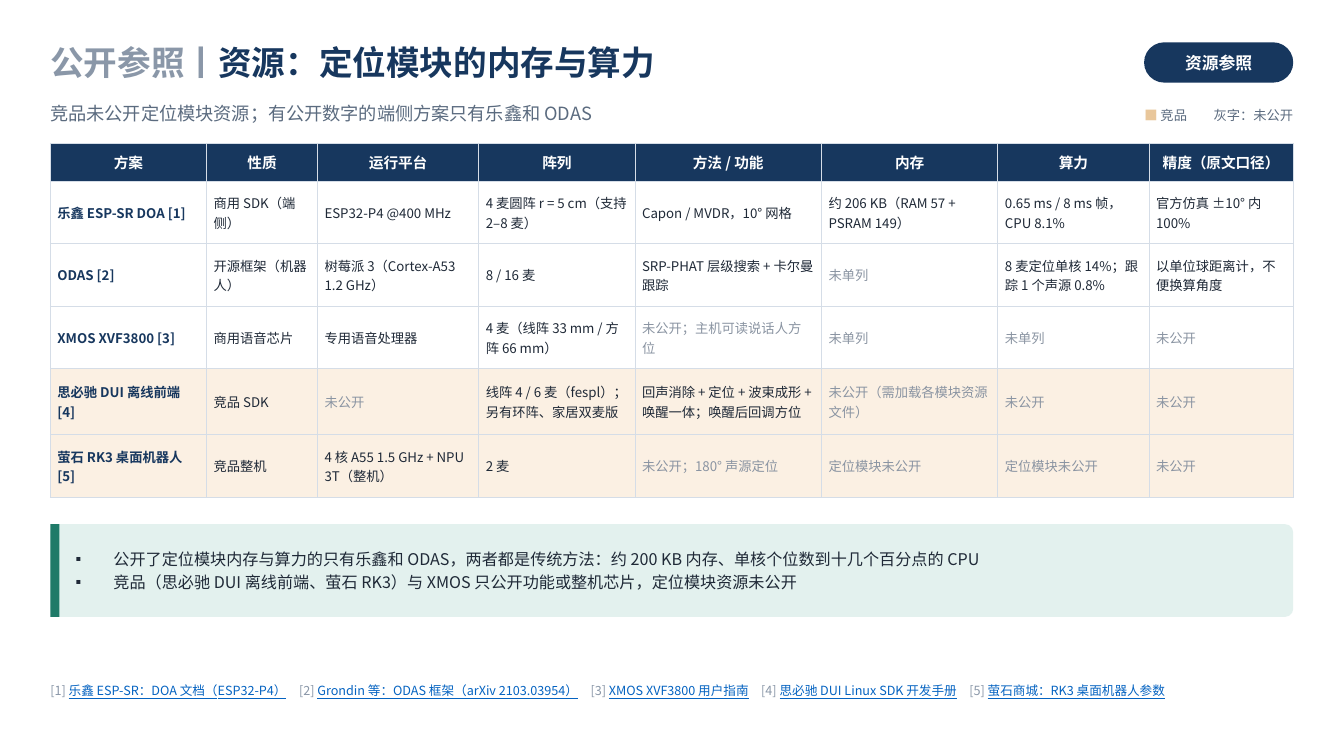
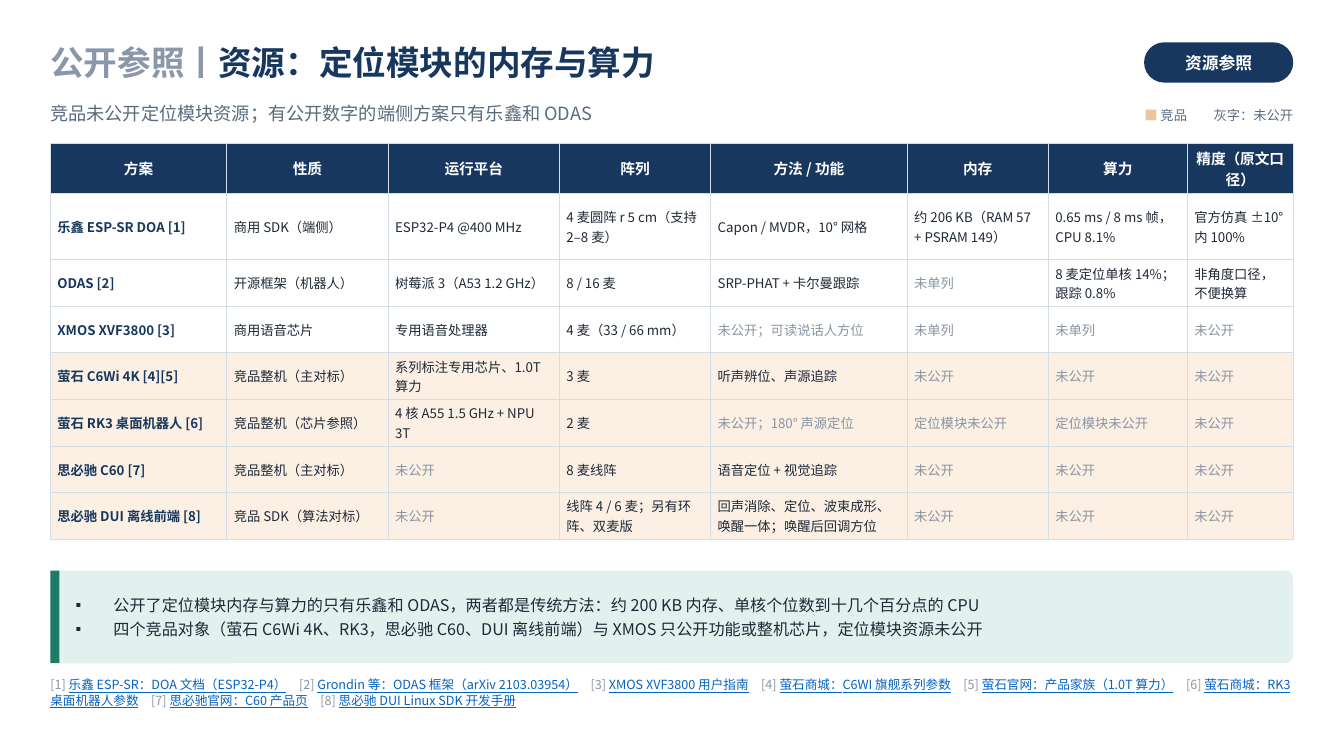
Before and after one commit to ZeroFoxxi/ssl-scene1, a slide deck: slide 1 of 公开参照方案汇总.pptx. Drawn at 1344x756 pixels with LibreOffice and Linux fonts; fonts in the diff are those of the drawing. Boxes give left, top, right and bottom in pixels: in the first picture for what was removed or moved away, otherwise in the second. Text is boxed around its words. In the diff, an @@ line names an element or a change of style, - is before the commit and + after.

```diff
--- a/公开参照方案汇总.pptx
+++ b/公开参照方案汇总.pptx
@@ table at box(50, 143, 1294, 537) @@
-row 2: 乐鑫 ESP-SR DOA [1] | 商用 SDK（端侧） | ESP32-P4 @400 MHz | 4 麦圆阵 r = 5 cm（支持 2–8 麦） | Capon / MVDR，10° 网格 | 约 206 KB（RAM 57 + PSRAM 149） | 0.65 ms / 8 ms 帧，CPU 8.1% | 官方仿真 ±10° 内 100%
-row 3: ODAS [2] | 开源框架（机器人） | 树莓派 3（Cortex-A53 1.2 GHz） | 8 / 16 麦 | SRP-PHAT 层级搜索 + 卡尔曼跟踪 | 未单列 | 8 麦定位单核 14%；跟踪 1 个声源 0.8% | 以单位球距离计，不便换算角度
-row 4: XMOS XVF3800 [3] | 商用语音芯片 | 专用语音处理器 | 4 麦（线阵 33 mm / 方阵 66 mm） | 未公开；主机可读说话人方位 | 未单列 | 未单列 | 未公开
-row 5: 思必驰 DUI 离线前端 [4] | 竞品 SDK | 未公开 | 线阵 4 / 6 麦（fespl）；另有环阵、家居双麦版 | 回声消除 + 定位 + 波束成形 + 唤醒一体；唤醒后回调方位 | 未公开（需加载各模块资源文件） | 未公开 | 未公开
-row 6: 萤石 RK3 桌面机器人 [5] | 竞品整机 | 4 核 A55 1.5 GHz + NPU 3T（整机） | 2 麦 | 未公开；180° 声源定位 | 定位模块未公开 | 定位模块未公开 | 未公开
+row 2: 乐鑫 ESP-SR DOA [1] | 商用 SDK（端侧） | ESP32-P4 @400 MHz | 4 麦圆阵 r 5 cm（支持 2–8 麦） | Capon / MVDR，10° 网格 | 约 206 KB（RAM 57 + PSRAM 149） | 0.65 ms / 8 ms 帧，CPU 8.1% | 官方仿真 ±10° 内 100%
+row 3: ODAS [2] | 开源框架（机器人） | 树莓派 3（A53 1.2 GHz） | 8 / 16 麦 | SRP-PHAT + 卡尔曼跟踪 | 未单列 | 8 麦定位单核 14%；跟踪 0.8% | 非角度口径，不便换算
+row 4: XMOS XVF3800 [3] | 商用语音芯片 | 专用语音处理器 | 4 麦（33 / 66 mm） | 未公开；可读说话人方位 | 未单列 | 未单列 | 未公开
+row 5: 萤石 C6Wi 4K [4][5] | 竞品整机（主对标） | 系列标注专用芯片、1.0T 算力 | 3 麦 | 听声辨位、声源追踪 | 未公开 | 未公开 | 未公开
+row 6: 萤石 RK3 桌面机器人 [6] | 竞品整机（芯片参照） | 4 核 A55 1.5 GHz + NPU 3T | 2 麦 | 未公开；180° 声源定位 | 定位模块未公开 | 定位模块未公开 | 未公开
+row 7: 思必驰 C60 [7] | 竞品整机（主对标） | 未公开 | 8 麦线阵 | 语音定位 + 视觉追踪 | 未公开 | 未公开 | 未公开
+row 8: 思必驰 DUI 离线前端 [8] | 竞品 SDK（算法对标） | 未公开 | 线阵 4 / 6 麦；另有环阵、双麦版 | 回声消除、定位、波束成形、唤醒一体；唤醒后回调方位 | 未公开 | 未公开 | 未公开
@@ 1 text, 1 rounded rectangle, 1 rectangle: place and size @@
-1 text, 1 rounded rectangle, 1 rectangle at box(50, 524, 1294, 617)
+1 text, 1 rounded rectangle, 1 rectangle at box(50, 571, 1294, 663)
@@ text at box(113, 621, 982, 637): text changed @@
-▪ 竞品（思必驰 DUI 离线前端、萤石 RK3）与 XMOS 只公开功能或整机芯片，定位模块资源未公开
+▪ 四个竞品对象（萤石 C6Wi 4K、RK3，思必驰 C60、DUI 离线前端）与 XMOS 只公开功能或整机芯片，定位模块资源未公开
@@ text at box(50, 678, 1290, 693): text changed @@
-[1] 乐鑫 ESP-SR：DOA 文档（ESP32-P4） [2] Grondin 等：ODAS 框架（arXiv 2103.03954） [3] XMOS XVF3800 用户指南 [4] 思必驰 DUI Linux SDK 开发手册 [5] 萤石商城：RK3 桌面机器人参数
+[1] 乐鑫 ESP-SR：DOA 文档（ESP32-P4） [2] Grondin 等：ODAS 框架（arXiv 2103.03954） [3] XMOS XVF3800 用户指南 [4] 萤石商城：C6WI 旗舰系列参数 [5] 萤石官网：产品家族（1.0T 算力） [6] 萤石商城：RK3 桌面机器人参数 [7] 思必驰官网：C60 产品页 [8] 思必驰 DUI Linux SDK 开发手册
```
Also in this commit, not shown: 1 other slide changed, 5 other files.
